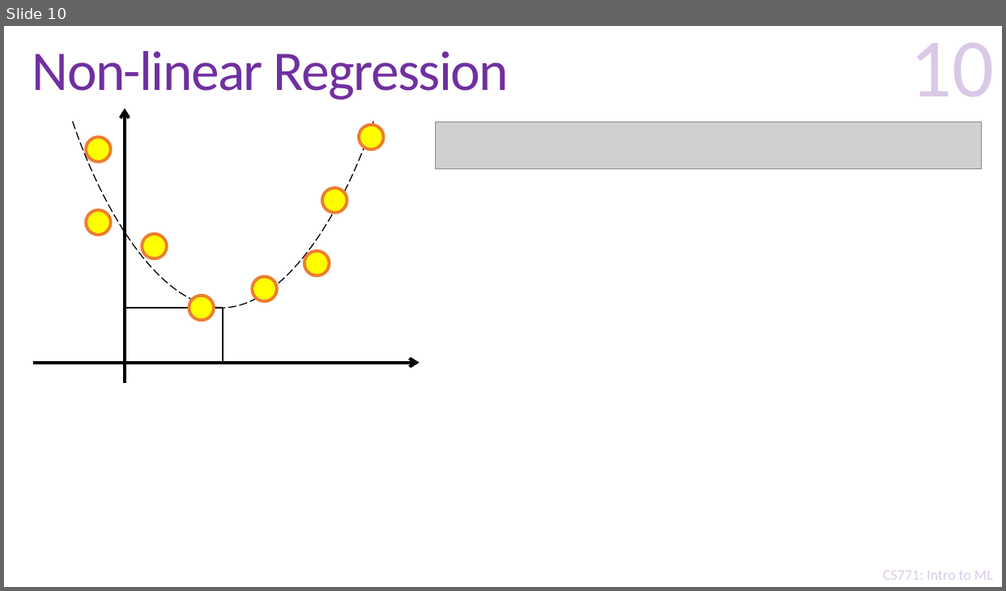
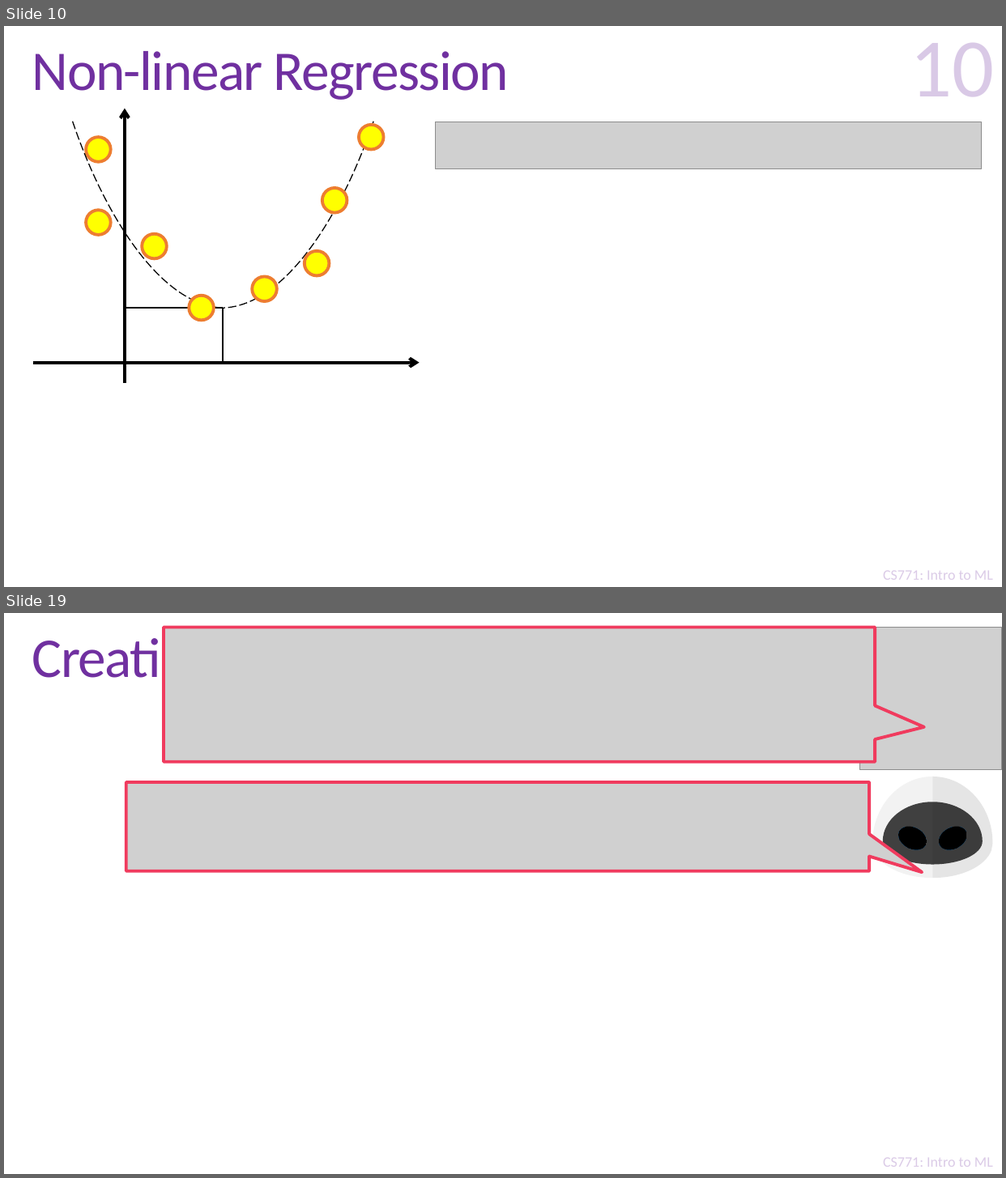
Before and after one commit to purushottamkar/ml19-20w, a slide deck: lecture_slides/19_Learning with Kernels.pptx. Shown one above the other, each under a label of ours: slide 10 before the commit, slides 10 and 19 after it; the slides between them are not shown. The pictures are 1006x591 and 1006x1178 pixels, drawn with LibreOffice and Linux fonts; fonts in the diff are those of the drawing; grey boxes stand for pictures; background and template pictures are left out. Boxes give left, top, right and bottom in pixels: in the first picture for what was removed or moved away, otherwise in the second. Text is boxed around its words. In the diff, an @@ line names an element or a change of style, - is before the commit and + after.

```diff
--- a/lecture_slides/19_Learning with Kernels.pptx
+++ b/lecture_slides/19_Learning with Kernels.pptx
@@ slide 19 added at (x1=4, y1=613, x2=1002, y2=1174), background #FFFFFF; not listed: 2 template elements that a slide beside it also shows @@
@@ title added at (x1=32, y1=624, x2=496, y2=692), 54 pt, text #7030A0 @@
+Creating New Kernels
@@ picture added at (x1=164, y1=628, x2=875, y2=762) @@
@@ picture added at (x1=859, y1=628, x2=1002, y2=769) @@
@@ page number added at (x1=910, y1=614, x2=995, y2=628), 80 pt, text #7030A0 at 25% opacity @@
+19
@@ picture added at (x1=126, y1=782, x2=869, y2=871) @@
@@ group added at (x1=872, y1=777, x2=993, y2=878): 3 freeform shapes, 2 ellipses @@
```
Also in this commit, not shown: 17 other slides added.
